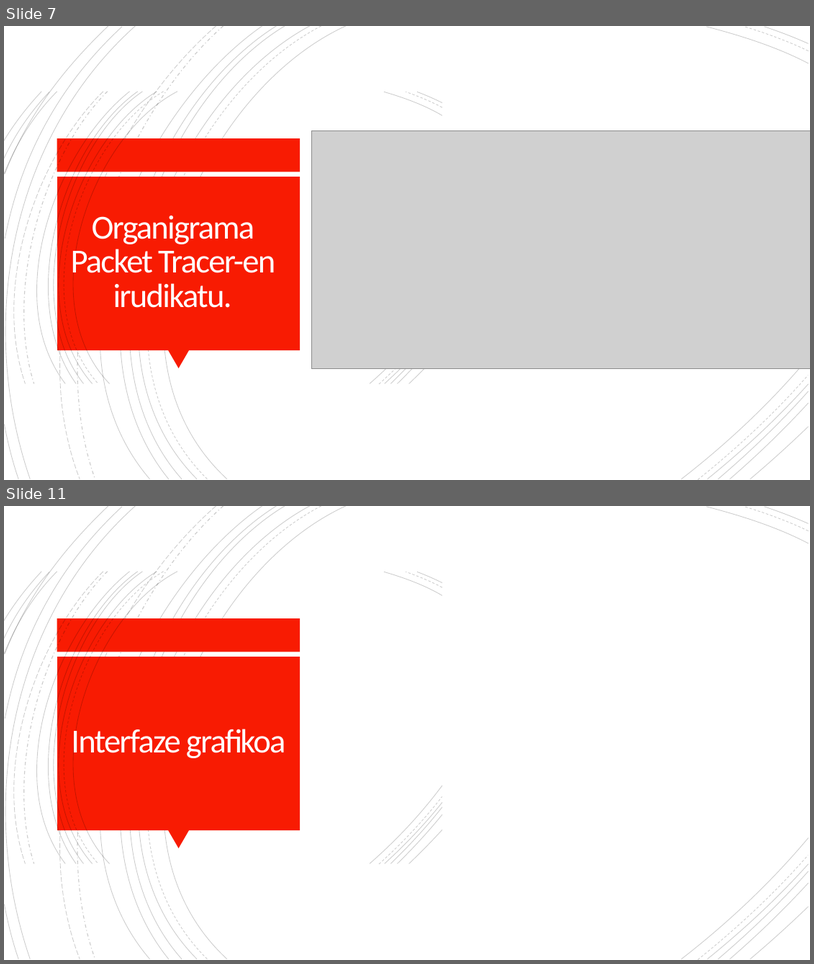
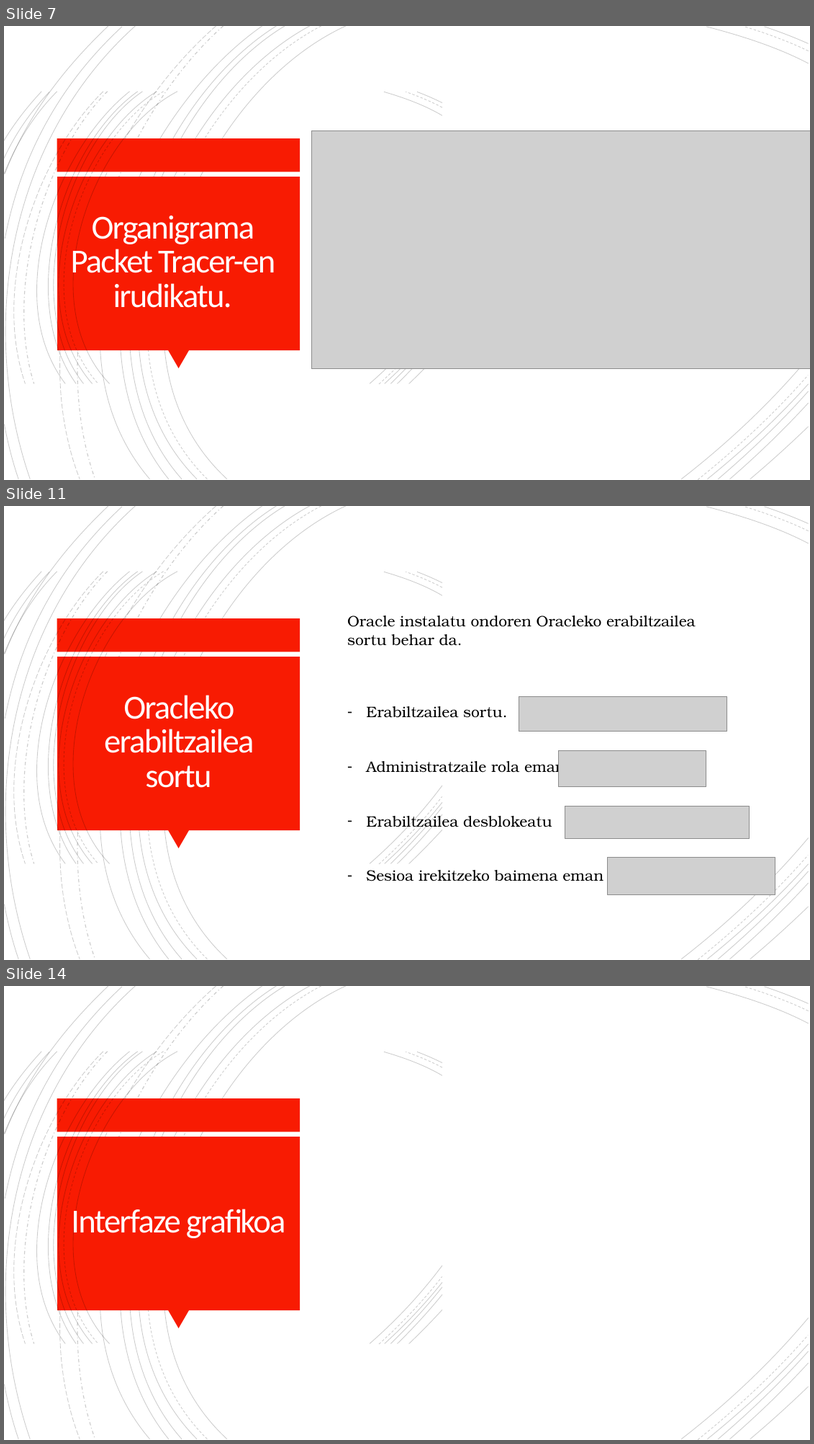
Before and after one commit to OceansForce/Erronka_5_Taldea, a slide deck: Aurkezpena/AurkezpenaTaldea5.pptx. Shown one above the other, each under a label of ours: slides 7 and 11 before the commit, slides 7, 11 and 14 after it; the slides between them are not shown. The pictures are 814x964 and 814x1444 pixels, drawn with LibreOffice and Linux fonts; fonts in the diff are those of the drawing; grey boxes stand for pictures; background and template pictures are left out. Boxes give left, top, right and bottom in pixels: in the first picture for what was removed or moved away, otherwise in the second. Text is boxed around its words. In the diff, an @@ line names an element or a change of style, - is before the commit and + after.

```diff
--- a/Aurkezpena/AurkezpenaTaldea5.pptx
+++ b/Aurkezpena/AurkezpenaTaldea5.pptx
@@ slide 11 added at box(4, 506, 810, 960), background #FFFFFF; not listed: 44 template elements that a slide beside it also shows @@
@@ text added at box(347, 615, 696, 881), 18 pt, text #000000 @@
+Oracle instalatu ondoren Oracleko erabiltzailea sortu behar da.
+– Erabiltzailea sortu.
+– Administratzaile rola eman.
+– Erabiltzailea desblokeatu
+– Sesioa irekitzeko baimena eman
@@ title added at box(104, 695, 254, 788), 40 pt, text #FFFEFF @@
+Oracleko erabiltzailea sortu
@@ picture added at box(520, 697, 728, 731) @@
@@ picture added at box(558, 750, 707, 786) @@
@@ picture added at box(566, 806, 750, 838) @@
@@ picture added at box(608, 857, 775, 894) @@
@@ what was slide 11 is now slide 14 @@
```
Also in this commit, not shown: 3 slides changed, 3 other slides added, 3 slides removed, 5 other files.
